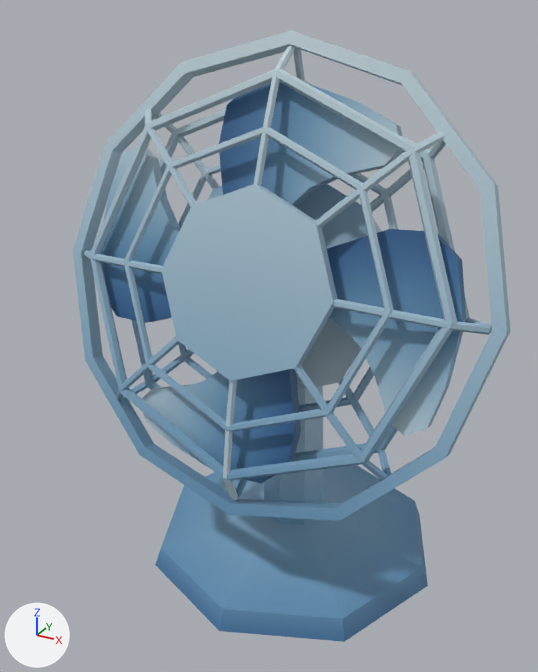
An edit to the FBX model Assets/Models/SM_smallFan.fbx, drawn before and after from the same camera.
Camera for both pictures: a 50 mm camera at (2.5, -4.95, 4.58) aimed at (-0.2, -0.05, 2.12). Every picture has the same lights, and +X, +Y and +Z are marked at lower left. Where no turn or scale is listed for an object, it has been applied to the vertices.

The first picture shows 'tablefan'.
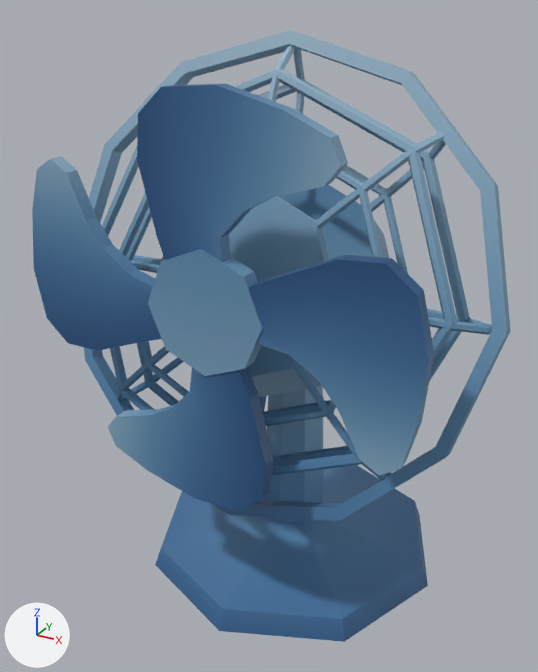
Where the newer file only moved an object's origin or applied its transform, the numbers keep the older frame.

Location of each change, (x1, y1, x2, y2) in pixels of the pictures (538 x 672 px):
```json
{"object": "tablefan", "change": "reshaped", "before": [73, 30, 511, 642], "after": [84, 30, 511, 521], "on screen": "20% shorter"}
{"object": "fanBlades", "change": "added", "after": [32, 84, 434, 511], "on screen": "blue"}
{"object": "smallFanStand", "change": "added", "after": [155, 386, 428, 642], "on screen": "blue"}
{"part": 1, "of": "me_mesh", "change": "deleted", "before": [100, 82, 466, 642], "on screen": "blue"}
{"part": 2, "of": "me_mesh", "change": "surface changed", "before": [73, 30, 511, 521], "after": [84, 30, 511, 521]}
```

The change, as JSON lines over the scene's bpy script:
```json
{"block": "me_mesh", "where": "# used by ob_tablefan; location = (-0.03, 0.12, 0.0)"}
{"op": "remove", "block": "me_mesh", "code": "me_mesh.from_pydata(...)  # 864 vertices, 952 faces; spans x -1.77..1.77, y -1.3..1.3, z 0.0..4.44"}
{"op": "add", "block": "me_mesh", "code": "me_mesh.from_pydata(...)  # 700 vertices, 776 faces; spans x -1.77..1.77, y -1.17..0.85, z 0.99..4.44"}
{"block": "me_mesh", "change": "me_mesh part 1: 6 loose pieces with 164 vertices, spanning x -1.48..1.5, y -1.3..1.3, z 0.0..4.12, are deleted"}
{"block": "me_mesh", "change": "me_mesh part 2: 776 kept faces spanning x -1.77..1.77, y -1.17..0.85, z 0.99..4.44 get new texture (UV) coordinates"}
{"op": "add", "block": "me_mesh_002", "code": ["me_mesh_002 = bpy.data.meshes.new('Mesh.002')", "me_mesh_002.from_pydata(...)  # 130 vertices, 136 faces; spans x -1.48..1.5, y 0.0..0.13, z -1.48..1.42", "me_mesh_002.materials.append(mat_fan)  # picture img_t_noontexture_tga"]}
{"op": "add", "block": "me_mesh_001", "code": ["me_mesh_001 = bpy.data.meshes.new('Mesh.001')", "me_mesh_001.from_pydata(...)  # 34 vertices, 40 faces; spans x -1.33..1.27, y -1.18..1.42, z 0.0..2.21", "me_mesh_001.materials.append(mat_fan)  # picture img_t_noontexture_tga"]}
{"op": "add", "block": "ob_fanblades", "code": ["ob_fanblades = bpy.data.objects.new('fanBlades', me_mesh_002)", "ob_fanblades.location = (-0.03, -1.24, 2.76)"]}
{"op": "add", "block": "ob_smallfanstand", "code": ["ob_smallfanstand = bpy.data.objects.new('smallFanStand', me_mesh_001)", "ob_smallfanstand.location = (0.0, 0.0, 0.0)"]}
```
